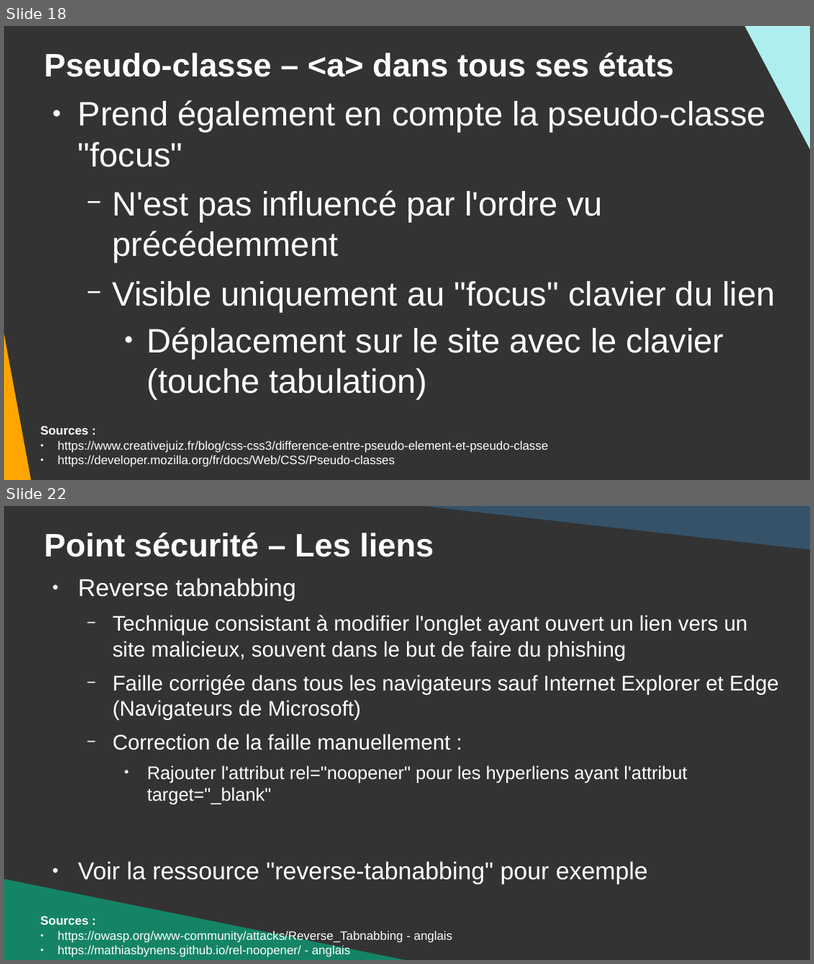
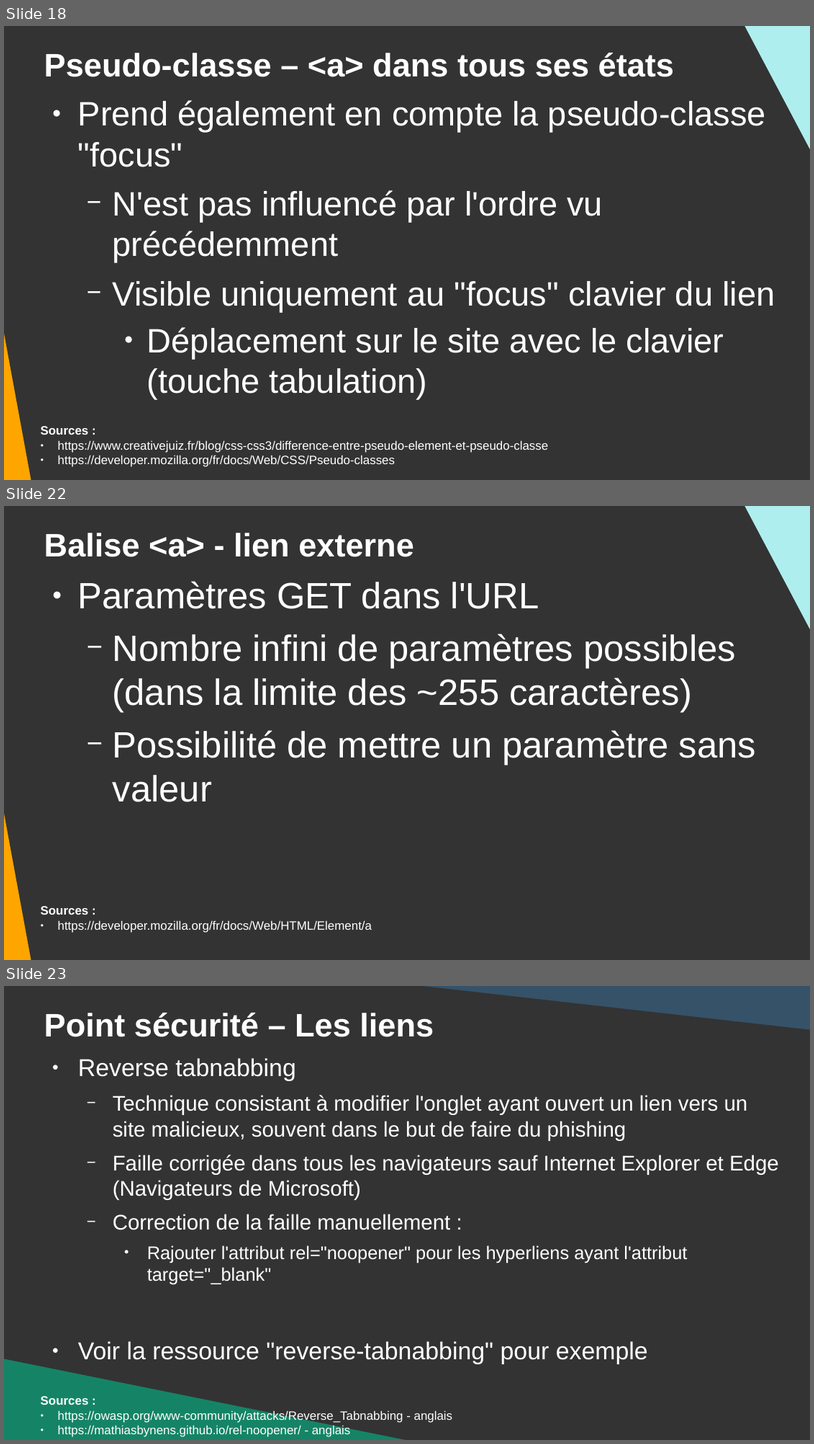
Before and after one commit to DanYellow/cours, a slide deck: integration-web-s1/travaux-pratiques/numero-6/presentation.odp. Shown one above the other, each under a label of ours: slides 18 and 22 before the commit, slides 18, 22 and 23 after it; the slides between them are not shown. The pictures are 814x964 and 814x1444 pixels, drawn with LibreOffice and Linux fonts; fonts in the diff are those of the drawing. Boxes give left, top, right and bottom in pixels: in the first picture for what was removed or moved away, otherwise in the second. Text is boxed around its words. In the diff, an @@ line names an element or a change of style, - is before the commit and + after.

```diff
--- a/integration-web-s1/travaux-pratiques/numero-6/presentation.odp
+++ b/integration-web-s1/travaux-pratiques/numero-6/presentation.odp
@@ slide 22 added at bbox=[4, 506, 810, 960], background #333333 @@
@@ right triangle added at bbox=[736, 506, 810, 723], fill #AFEEEE @@
@@ title added at bbox=[44, 533, 414, 557], 32 pt, text #FFFFFF, bold @@
+Balise <a> - lien externe
@@ right triangle added at bbox=[4, 576, 34, 960], fill #FFA500 @@
@@ text added at bbox=[78, 581, 756, 802], 36 pt, text #FFFFFF @@
+● Paramètres GET dans l'URL
+  − Nombre infini de paramètres possibles (dans la limite des ~255 caractères)
+  − Possibilité de mettre un paramètre sans valeur
@@ text added at bbox=[41, 906, 372, 932], 12 pt, text #FFFFFF @@
+Sources :
+● https://developer.mozilla.org/fr/docs/Web/HTML/Element/a
@@ what was slide 22 is now slide 23 @@
```
Also in this commit, not shown: 6 slides changed, 1 other slide added, 14 other files.
